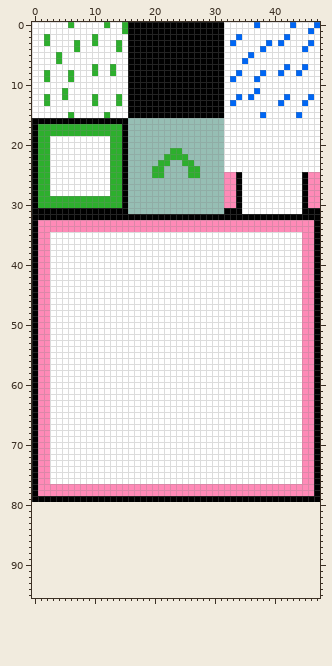
Edited in one commit: sprite sheet (new2/data/sprites.png). The picture above is the old version.
The file is 48x80 pixels. The old version is drawn lined up with the new one, on the new canvas.
After the commit:
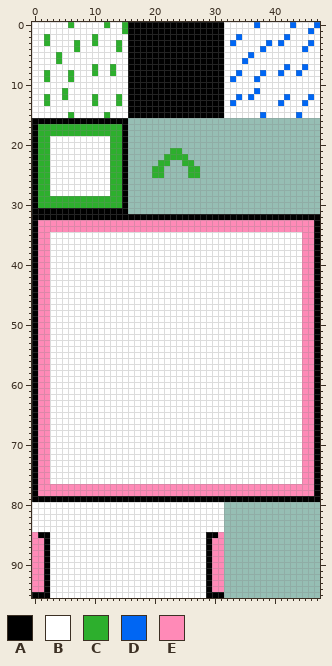
Palette (. is transparent): A #000000  B #ffffff  C #2daf2d  D #0066f3  E #ff8ab7
Diff:
canvas 48x80 -> 48x96
@@ x 30..47 @@
 15 AABBBBBBDBBBBBDBBB
-16 ..BBBBBBBBBBBBBBBB
-17 ..BBBBBBBBBBBBBBBB
-18 ..BBBBBBBBBBBBBBBB
-19 ..BBBBBBBBBBBBBBBB
-20 ..BBBBBBBBBBBBBBBB
-21 ..BBBBBBBBBBBBBBBB
-22 ..BBBBBBBBBBBBBBBB
-23 ..BBBBBBBBBBBBBBBB
-24 ..BBBBBBBBBBBBBBBB
-25 ..EEABBBBBBBBBBAEE
-26 ..EEABBBBBBBBBBAEE
-27 ..EEABBBBBBBBBBAEE
-28 ..EEABBBBBBBBBBAEE
-29 ..EEABBBBBBBBBBAEE
-30 ..EEABBBBBBBBBBAEE
-31 ..AAABBBBBBBBBBAAA
+16 ..................
+17 ..................
+18 ..................
+19 ..................
+20 ..................
+21 ..................
+22 ..................
+23 ..................
+24 ..................
+25 ..................
+26 ..................
+27 ..................
+28 ..................
+29 ..................
+30 ..................
+31 ..................
 32 AAAAAAAAAAAAAAAAAA
@@ x 0..47 @@
 79 AAAAAAAAAAAAAAAAAAAAAAAAAAAAAAAAAAAAAAAAAAAAAAAA
-80 ................................................
-81 ................................................
-82 ................................................
-83 ................................................
-84 ................................................
-85 ................................................
-86 ................................................
-87 ................................................
-88 ................................................
-89 ................................................
-90 ................................................
-91 ................................................
-92 ................................................
-93 ................................................
-94 ................................................
-95 ................................................
+80 BBBBBBBBBBBBBBBBBBBBBBBBBBBBBBBB................
+81 BBBBBBBBBBBBBBBBBBBBBBBBBBBBBBBB................
+82 BBBBBBBBBBBBBBBBBBBBBBBBBBBBBBBB................
+83 BBBBBBBBBBBBBBBBBBBBBBBBBBBBBBBB................
+84 BBBBBBBBBBBBBBBBBBBBBBBBBBBBBBBB................
+85 EAABBBBBBBBBBBBBBBBBBBBBBBBBBAAE................
+86 EEABBBBBBBBBBBBBBBBBBBBBBBBBBAEE................
+87 EEABBBBBBBBBBBBBBBBBBBBBBBBBBAEE................
+88 EEABBBBBBBBBBBBBBBBBBBBBBBBBBAEE................
+89 EEABBBBBBBBBBBBBBBBBBBBBBBBBBAEE................
+90 EEABBBBBBBBBBBBBBBBBBBBBBBBBBAEE................
+91 EEABBBBBBBBBBBBBBBBBBBBBBBBBBAEE................
+92 EEABBBBBBBBBBBBBBBBBBBBBBBBBBAEE................
+93 EEABBBBBBBBBBBBBBBBBBBBBBBBBBAEE................
+94 EEABBBBBBBBBBBBBBBBBBBBBBBBBBAEE................
+95 AAABBBBBBBBBBBBBBBBBBBBBBBBBBAAA................
Where, in picture pixels (left, top, right, bottom), the same in both pictures:
erased: (224, 118, 320, 214)
added: (32, 502, 224, 598)
